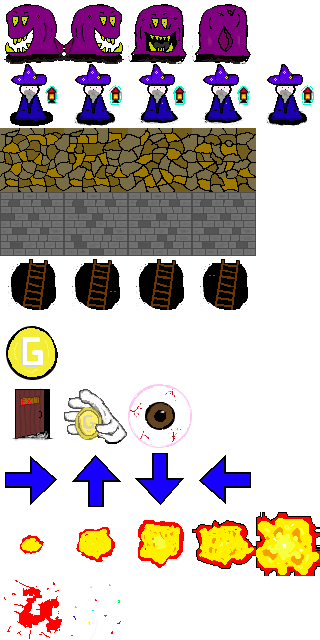
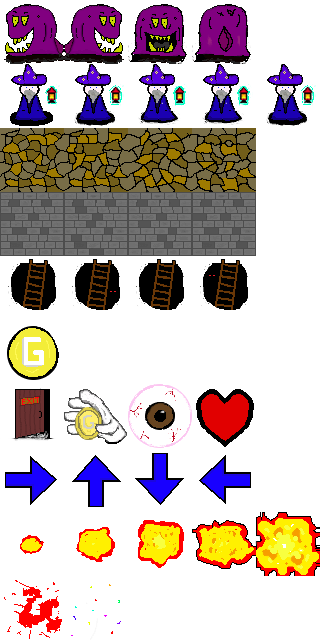
Layered file, before and after one edit (320px x 640px). Changes by layer:
added layer "heart" in group "buttonIcon" over [196, 389, 254, 447]
painted on "hello.png" over [6, 326, 59, 380]
